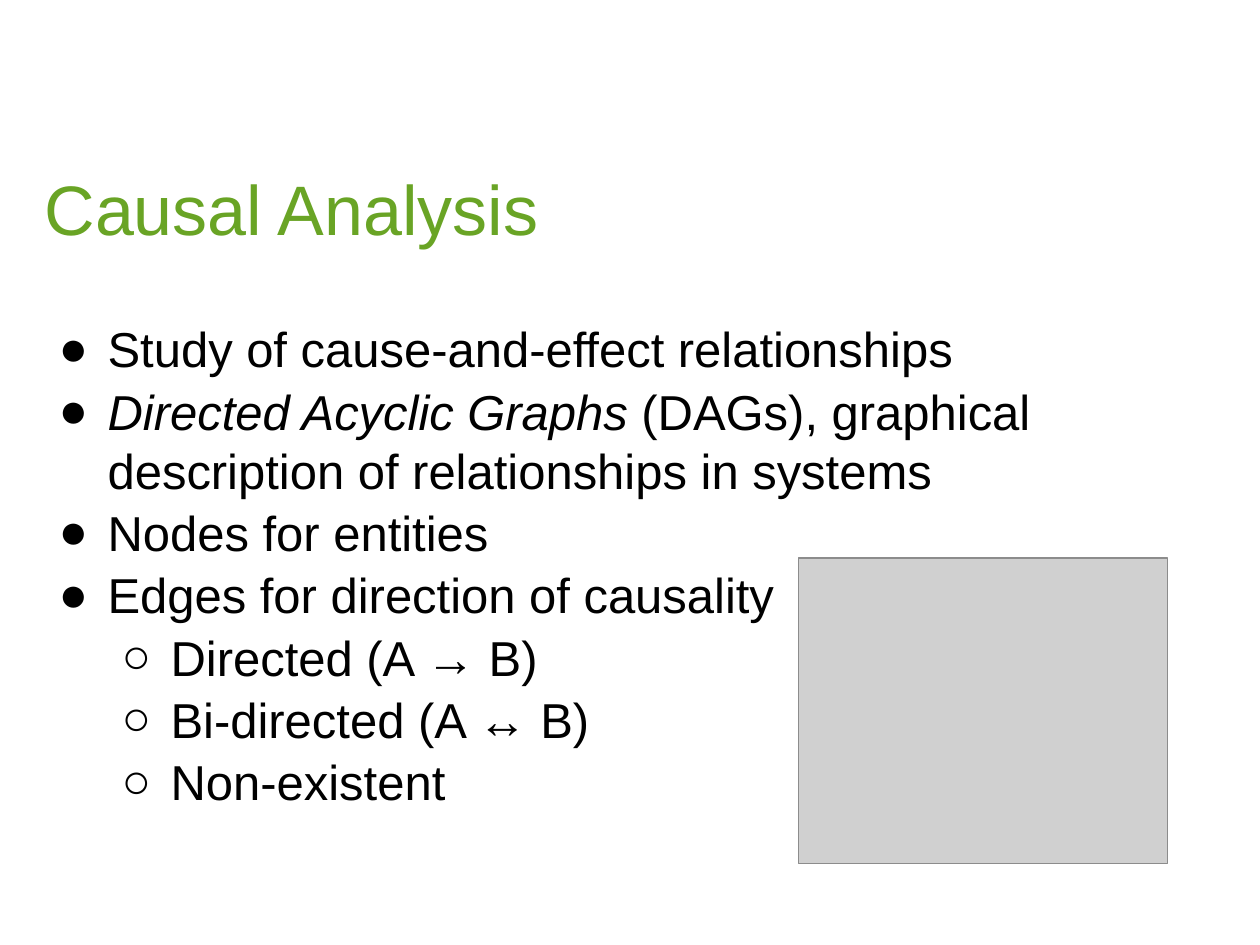
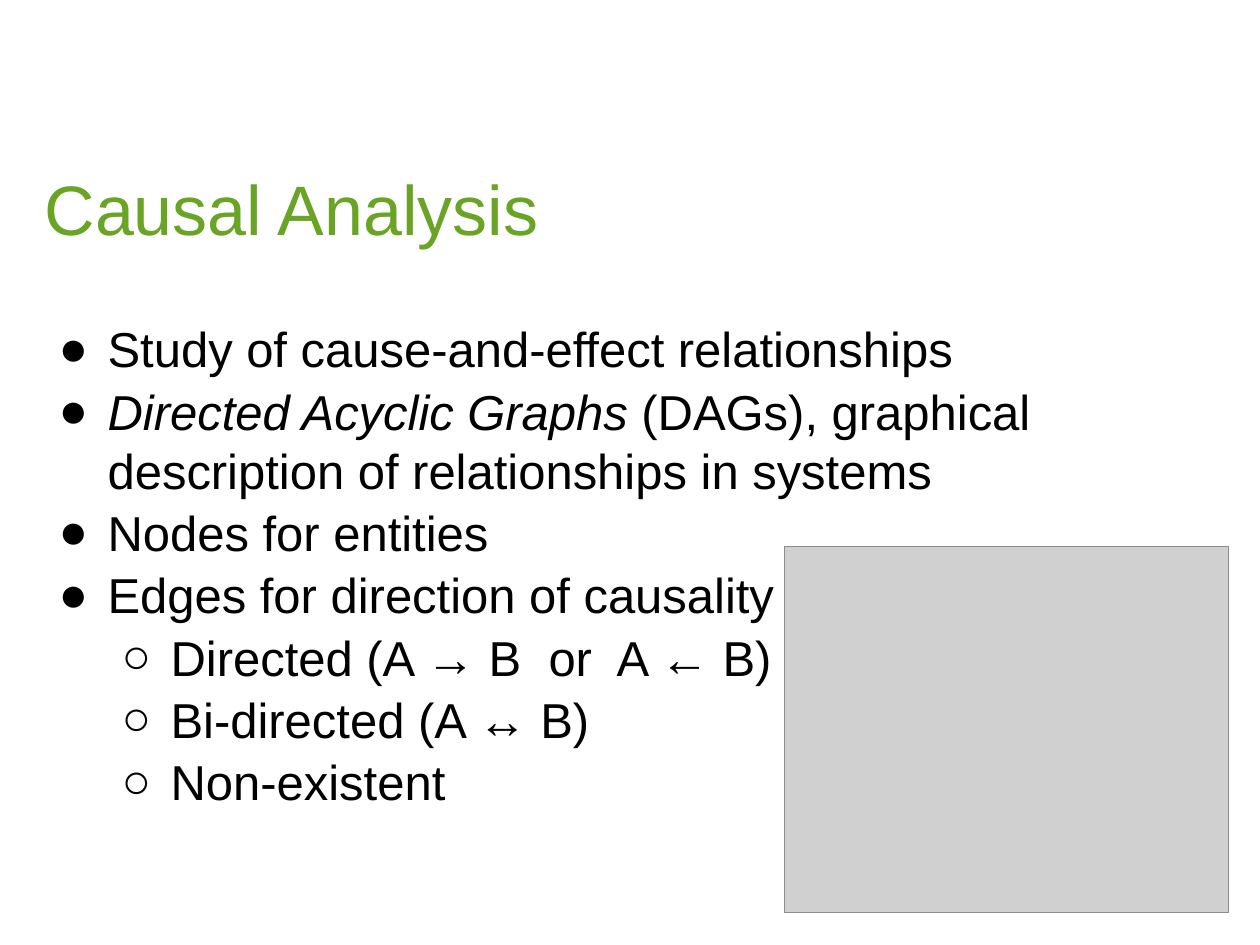
Before and after one commit to Pikerozzo/causal-llms, a slide deck: slide 4 of project report/PRES_PIQUE.pptx (slide 6 before the commit). Drawn at 1260x945 pixels with LibreOffice and Linux fonts; fonts in the diff are those of the drawing; grey boxes stand for pictures; background and template pictures are left out. Boxes give left, top, right and bottom in pixels: in the first picture for what was removed or moved away, otherwise in the second. Text is boxed around its words. In the diff, an @@ line names an element or a change of style, - is before the commit and + after.

```diff
--- a/project report/PRES_PIQUE.pptx
+++ b/project report/PRES_PIQUE.pptx
@@ picture: place and size @@
-picture at (799, 558, 1168, 864)
+picture at (785, 547, 1228, 914)
@@ text at (171, 640, 772, 686): text changed @@
-  ○ Directed (A → B)
+  ○ Directed (A → B or A ← B)
```
Also in this commit, not shown: 10 other slides changed, 10 slides added, 8 slides removed, 2 other files.
